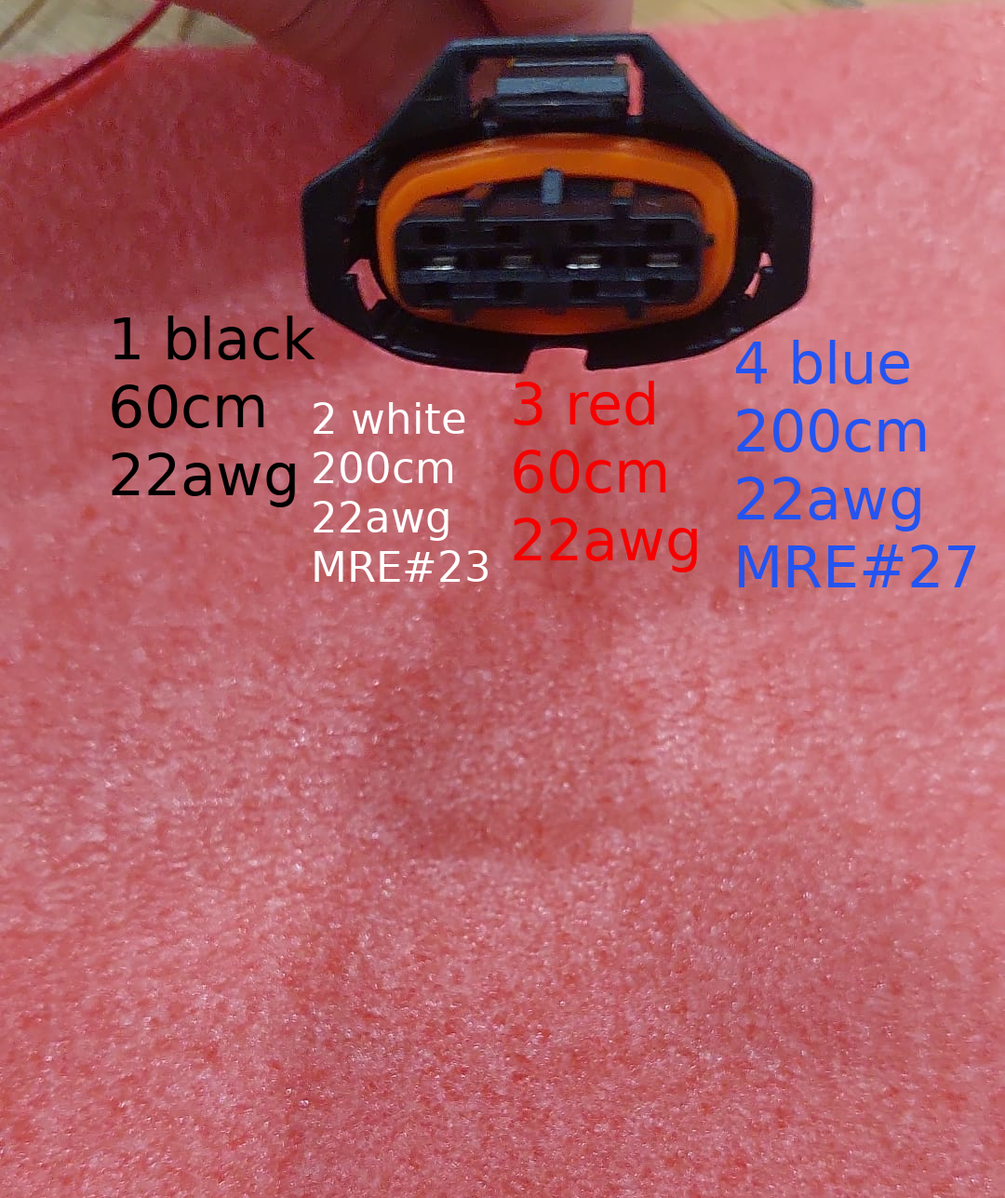
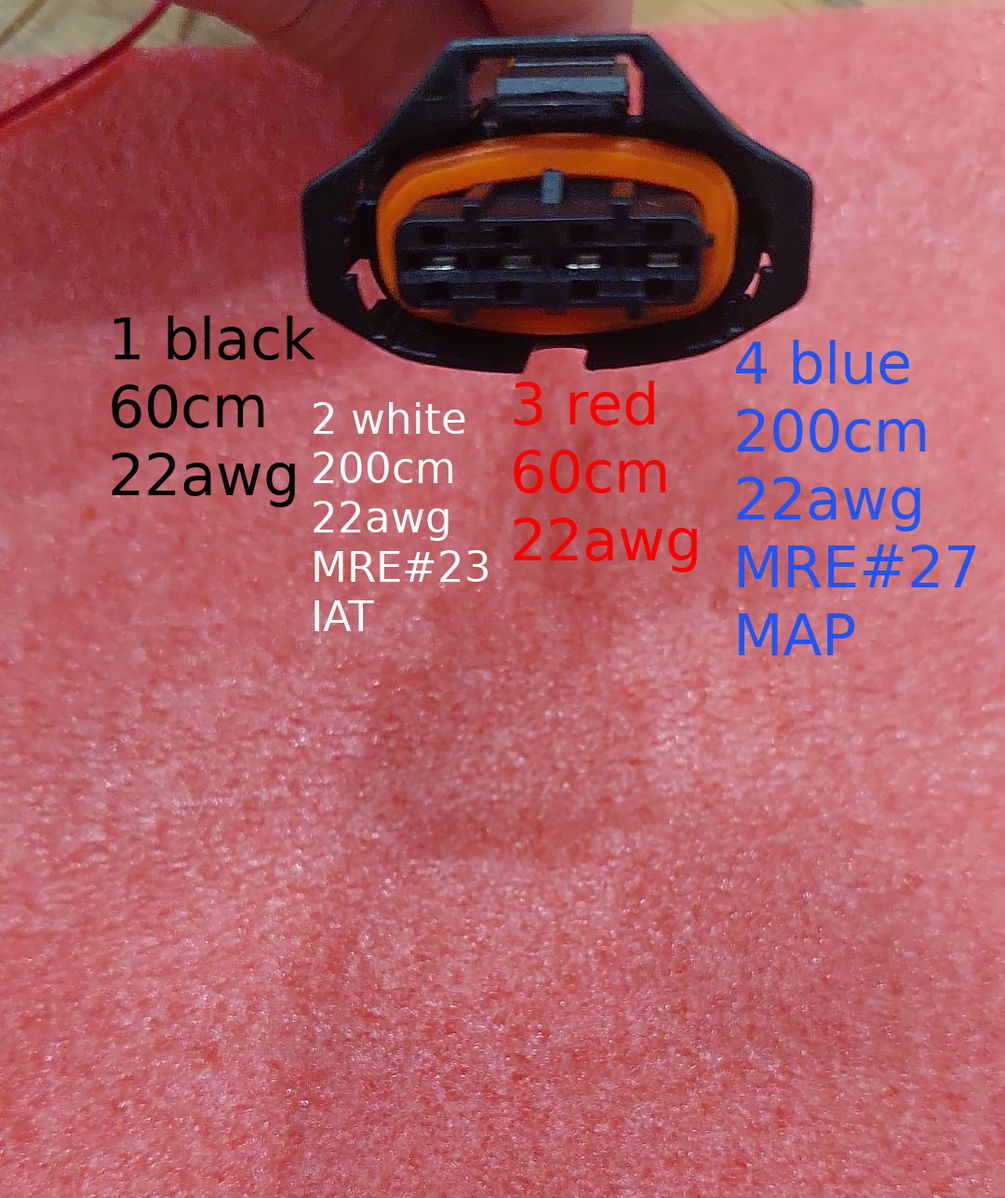
Before/after of a w=1005, h=1198 layered artwork. What changed in the layer stack:
painted on "2 white ..." over [314, 600, 375, 631]
painted on "4 blue ..." over [738, 613, 856, 656]
